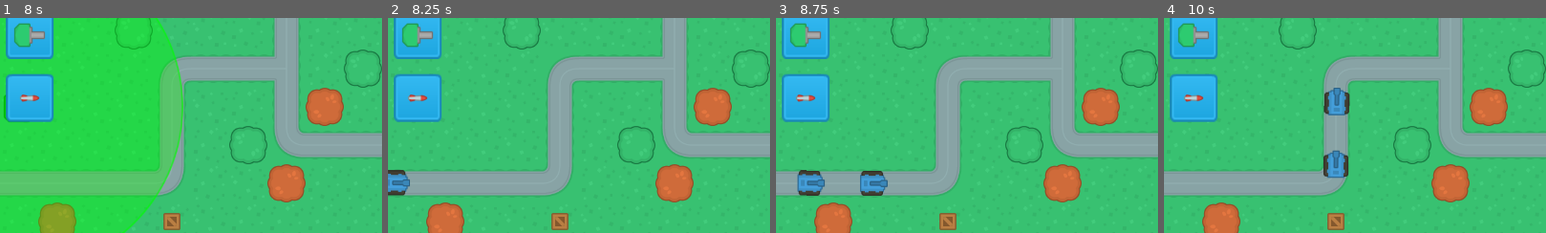
Above: before the commit, frames 1-4 (left to right).
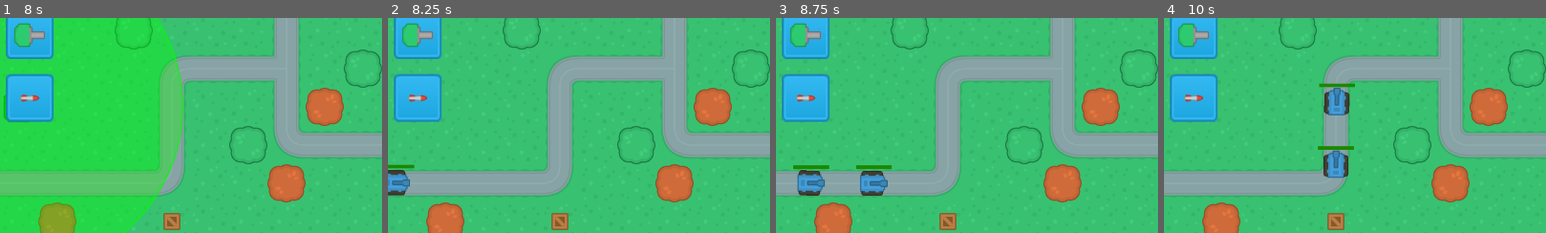
Above: after the commit, the same moments.

Repository: derUbermenk/TowerDefense
Game: Godot game, scene res://SceneHandler.tscn
Same seed, same stepped clock (60 frames per second), same inputs: the game is played once before the commit and once after it.
Inputs (mouse positions are % of the whole screen's width and height, from its top left):
- Up to frame 1 (8 s): click "New Game" at 0.5 s; click (96, 92) at 1.25 s; click (4, 50) at 2 s; click (4, 65) at 2.75 s; click (96, 92) at 3.5 s; click (4, 50) at 4.25 s; click (4, 65) at 5 s; click (96, 92) at 5.75 s; click (4, 50) at 6.5 s; click (4, 65) at 7.25 s
- Up to frame 2 (8.25 s): click (90, 92) at 8 s
- Up to frame 3 (8.75 s): no input
- Up to frame 4 (10 s): tap Enter (ui_accept) at 8.75, 9.02, 9.77 s; move the mouse to (72, 45) at 8.77 s; move the mouse to (30, 55) at 9.52 s
The pictures show only the part of the screen within x 0-50%, y 46-96%; the shares and areas given below are measured in that part.

Frame 1 is identical in both runs. In frame 2, 0.2% of the frame differs, in the area x 0-7%, y 68-71%; in frame 3, 0.3%; in frame 4, 0.4%, in the area x 40-50%, y 30-62%.

Commit message:
add logic and display for tank health

Diff:
--- a/Scenes/Enemies/BlueTank.gd
+++ b/Scenes/Enemies/BlueTank.gd
@@ -1,11 +1,33 @@
 extends PathFollow2D
 
 var speed = 150
+var hp = 50
+
+onready var health_bar = get_node("HealthBar")
+
+func _ready():
+	health_bar.max_value = hp
+	health_bar.value = hp
+
+	# disconnect healthbar from parent
+	# 	this is to avoid rotation with parent
+	health_bar.set_as_toplevel(true)
 
 func _physics_process(delta):
 	move(delta)
 
 func move(delta):
-	print(speed)
-	print(delta)
 	set_offset(get_offset() + speed * delta)
+	health_bar.set_position(position - Vector2(30, 30))
+	# disconnecting from parent resets health_bar's
+	# position to origin. substracting 30, 30 to the position
+	# adds the effect once again of the health bar being offset
+
+func on_hit(damage):
+	hp -= damage
+	health_bar.value = hp
+	if hp <= 0:
+		on_destroy()
+
+func on_destroy():
+	self.queue_free()
--- a/Scenes/Enemies/BlueTank.tscn
+++ b/Scenes/Enemies/BlueTank.tscn
@@ -1,7 +1,8 @@
-[gd_scene load_steps=4 format=2]
+[gd_scene load_steps=5 format=2]
 
 [ext_resource path="res://Assets/Enemies/tank_blue.png" type="Texture" id=1]
 [ext_resource path="res://Scenes/Enemies/BlueTank.gd" type="Script" id=2]
+[ext_resource path="res://Assets/UI/Button/HPbar.jpg" type="Texture" id=3]
 
 [sub_resource type="RectangleShape2D" id=1]
 extents = Vector2( 22, 21.5 )
@@ -18,3 +19,15 @@
 [node name="CollisionShape2D" type="CollisionShape2D" parent="KinematicBody2D"]
 position = Vector2( 0, -0.5 )
 shape = SubResource( 1 )
+
+[node name="HealthBar" type="TextureProgress" parent="."]
+margin_left = -30.0
+margin_top = -30.0
+margin_right = 30.0
+margin_bottom = -24.0
+value = 50.0
+texture_under = ExtResource( 3 )
+texture_progress = ExtResource( 3 )
+tint_under = Color( 0, 0, 0, 1 )
+tint_progress = Color( 0.105882, 0.541176, 0, 1 )
+nine_patch_stretch = true
--- a/Scenes/Turrets/Turrets.gd
+++ b/Scenes/Turrets/Turrets.gd
@@ -5,6 +5,7 @@
 var enemy_array = []
 var built = false
 var enemy
+var ready = true
 
 func _ready():
 	if built:
@@ -15,6 +16,7 @@
 	if enemy_array.size() != 0 and built:
 		select_enemy()
 		turn()
+		fire() if ready else null
 	else:
 		enemy = null
 
@@ -30,6 +32,12 @@
 	var enemy_index = enemy_progress_array.find(max_offset) # get the index of the max offset
 	enemy = enemy_array[enemy_index]  											# enemy index and enemy max offset index is same
 
+func fire():
+	ready = false
+	enemy.on_hit(GameData.tower_data[type]["damage"])
+	yield(get_tree().create_timer(GameData.tower_data[type]["rof"]), "timeout")
+	ready = true
+
 func _on_Range_body_entered(body):
 	# body is the kinematic body of the tank
 	# need to track the pathfollow 2d which is the parent node
Binary file added: Assets/UI/Button/HPbar.jpg
Not shown, added: Assets/UI/Button/HPbar.jpg.import
